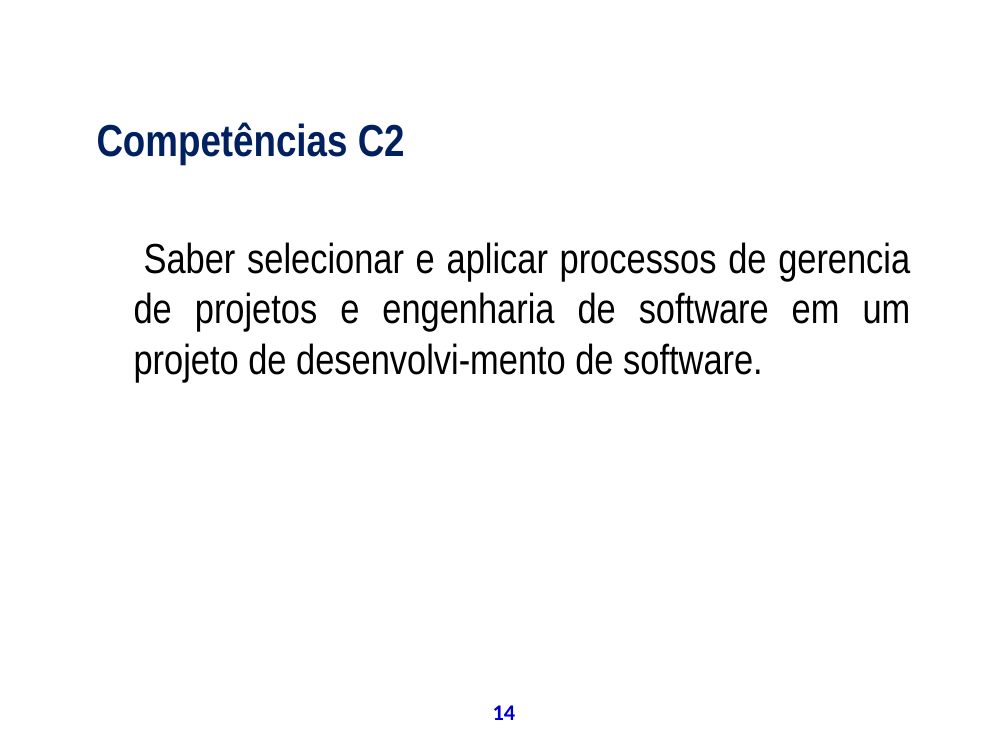
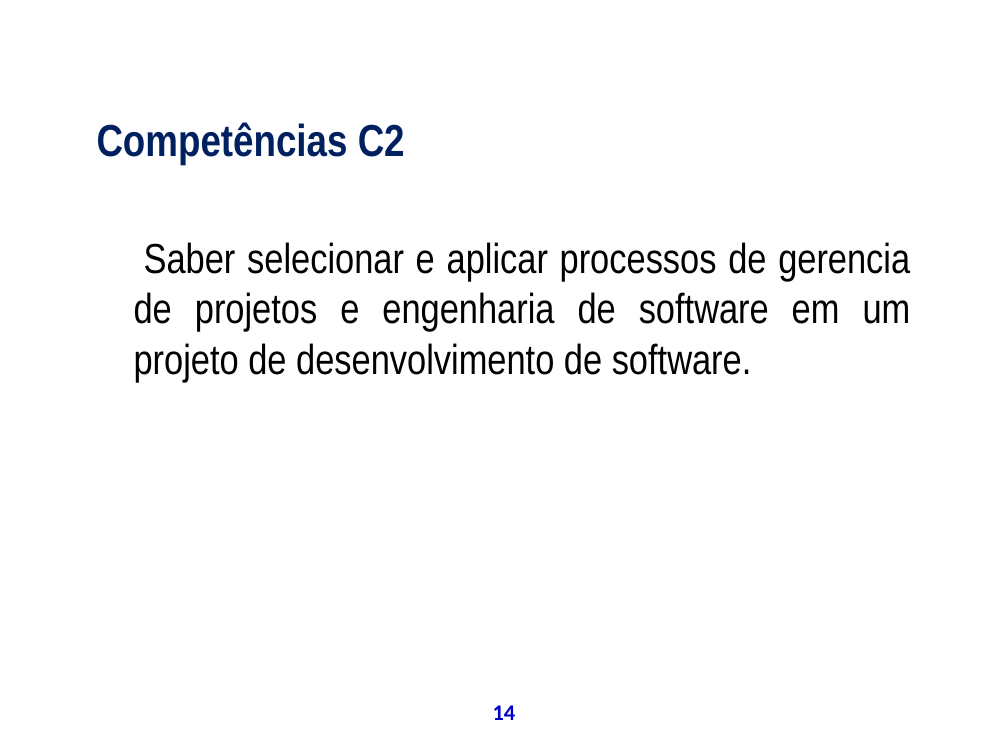
Before and after one commit to theoziran/sislodim, a slide deck: slide 14 of documentos/ProjetoPSA/Apresentação Final.ppt. Drawn at 1008x756 pixels with LibreOffice and Linux fonts; fonts in the diff are those of the drawing; background and template pictures are left out. Boxes give left, top, right and bottom in pixels: in the first picture for what was removed or moved away, otherwise in the second. Text is boxed around its words. In the diff, an @@ line names an element or a change of style, - is before the commit and + after.

```diff
--- a/documentos/ProjetoPSA/Apresentação Final.ppt
+++ b/documentos/ProjetoPSA/Apresentação Final.ppt
@@ text at box(134, 242, 911, 382): text changed @@
-Saber selecionar e aplicar processos de gerencia de projetos e engenharia de software em um projeto de desenvolvi-mento de software.
+Saber selecionar e aplicar processos de gerencia de projetos e engenharia de software em um projeto de desenvolvimento de software.
```
